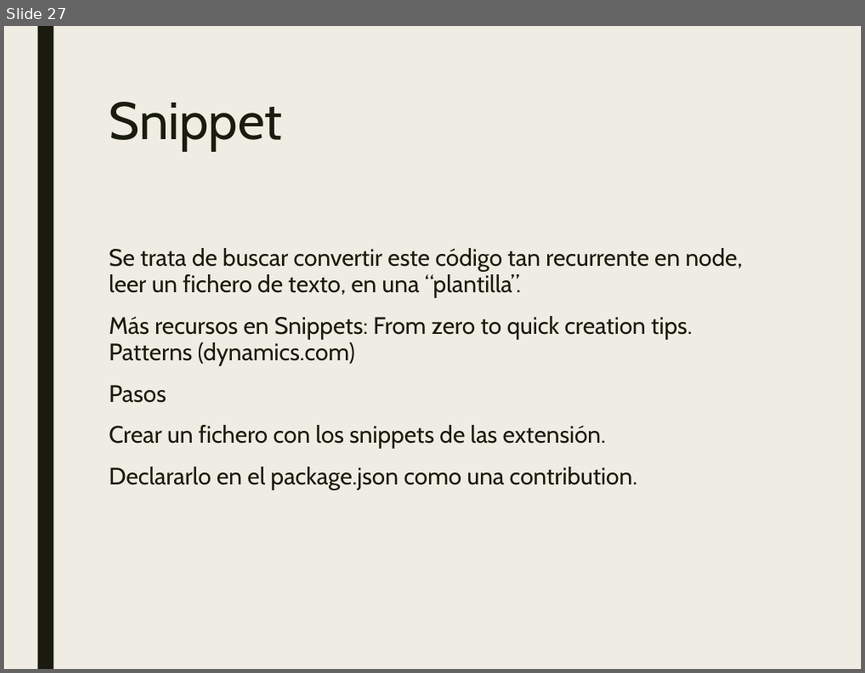
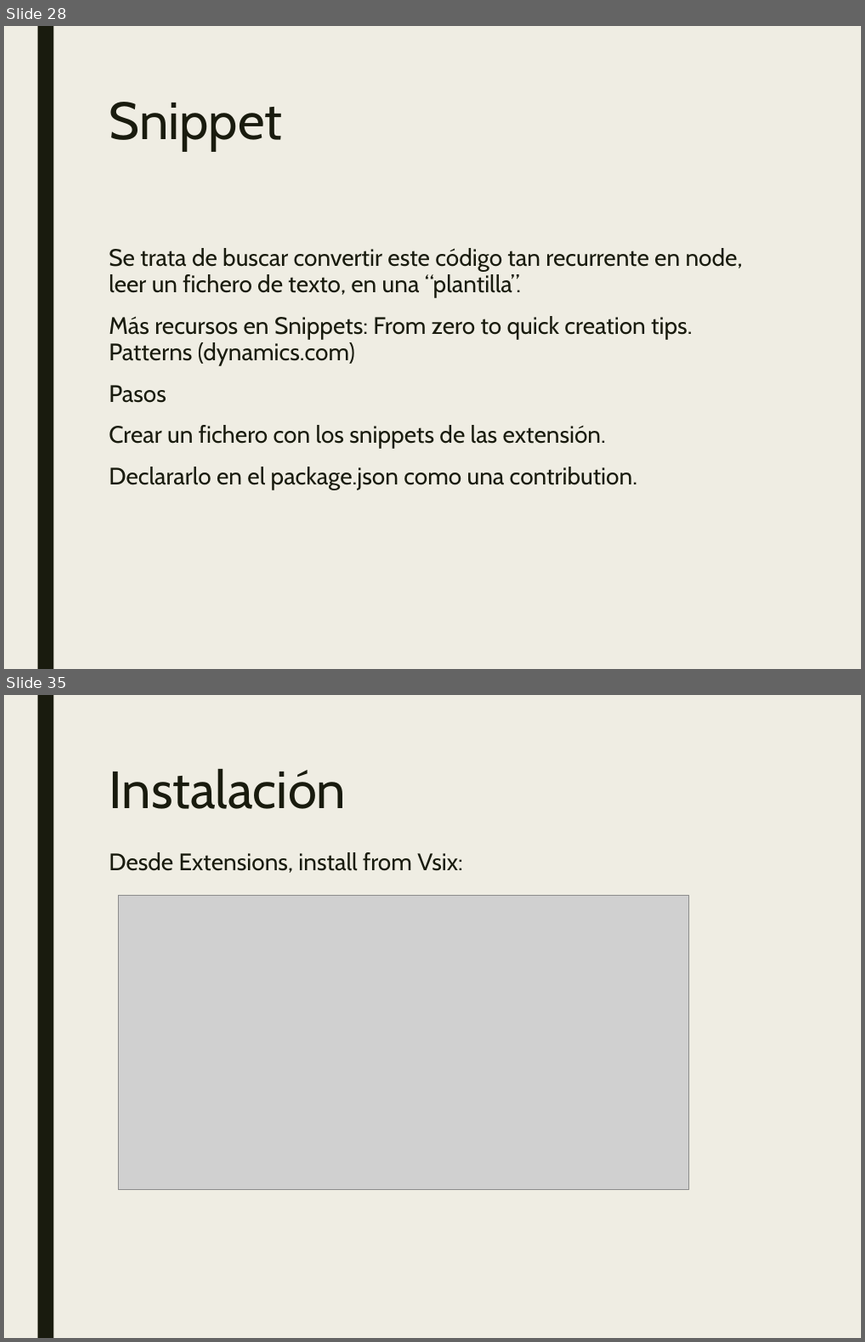
Before and after one commit to JalmarazMartn/dotnetrioja1, a slide deck: VSCODE Extensiones.ppt. Shown one above the other, each under a label of ours: slide 27 before the commit, slides 28 and 35 after it; the slides between them are not shown. The pictures are 865x673 and 865x1342 pixels, drawn with LibreOffice and Linux fonts; fonts in the diff are those of the drawing; grey boxes stand for pictures. Boxes give left, top, right and bottom in pixels: in the first picture for what was removed or moved away, otherwise in the second. Text is boxed around its words. In the diff, an @@ line names an element or a change of style, - is before the commit and + after.

```diff
--- a/VSCODE Extensiones.ppt
+++ b/VSCODE Extensiones.ppt
@@ slide 35 added at (4,695,861,1338), background #EFEDE3; not listed: 1 template element that a slide beside it also shows @@
@@ title added at (109,769,346,809), 44 pt, text #191B0E @@
+Instalación
@@ text added at (109,852,463,873), 20 pt, text #191B0E @@
+Desde Extensions, install from Vsix:
@@ picture added at (118,895,688,1190) @@
@@ what was slide 27 is now slide 28 @@
```
Also in this commit, not shown: 8 other slides added, 3 other files.
